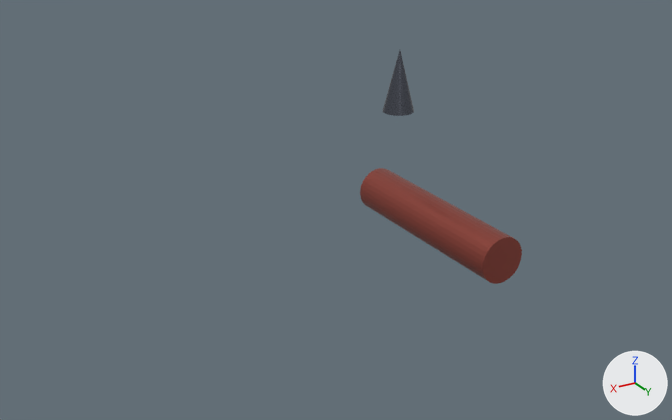
Two versions of the glTF model apps/web-client/dist/assets/models/units/SU_KrechetInterceptor_LOD0.glb, one commit apart.
The view is the same before and after, from a camera (50 mm lens) standing at (11.4, 14.83, 9.73) and looking at (1.93, -0.97, 1.84). The axes (+X, +Y, +Z) are drawn at lower right. The lights are the same throughout. The older version comes first. Objects named as collision shapes, trigger or cutter boxes, shadow casters or lower levels of detail are left out. Where no turn or scale is listed for an object, it has been applied to the vertices. Vertices at exactly the same position are counted once.
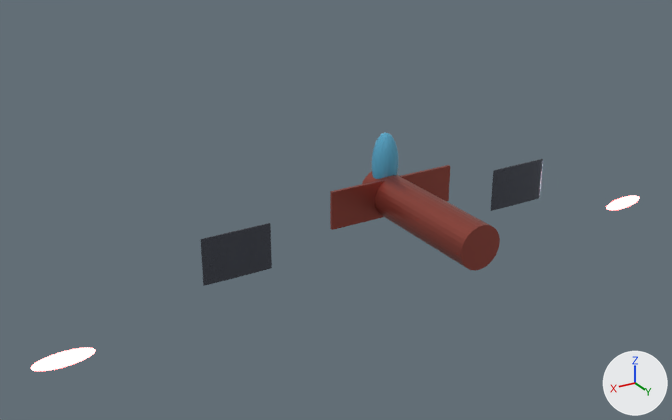
The newer file is also rescaled (x1.1), turned or shifted as a whole; pictures and numbers use the older file's frame.

Scene script edits in JSON lines:
```json
{"op": "add", "block": "mat_mat_glass", "code": ["mat_mat_glass = principled_material('Mat_Glass')", "mat_mat_glass.base_color = (0.1, 0.4, 0.6)  # cyan #59aacb", "mat_mat_glass.metallic = 0.1", "mat_mat_glass.roughness = 0.1"]}
{"op": "add", "block": "mat_mat_sovietred", "code": ["mat_mat_sovietred = principled_material('Mat_SovietRed')", "mat_mat_sovietred.base_color = (1.0, 0.05, 0.05)  # red #ff3f3f", "mat_mat_sovietred.metallic = 0.3", "mat_mat_sovietred.roughness = 0.2", "mat_mat_sovietred.emission_color = (1.0, 0.1, 0.1)  # red #ff5959", "mat_mat_sovietred.emission_strength = 10.0"]}
{"block": "me_cylinder", "where": "# used by ob_cylinder; location = (0.0, 0.0, 1.5)"}
{"op": "remove", "block": "me_cylinder", "code": "me_cylinder.from_pydata(...)  # 64 vertices, 124 faces; spans x -0.5..0.5, y -2.25..2.25, z -0.5..0.5"}
{"op": "add", "block": "me_cylinder", "code": "me_cylinder.from_pydata(...)  # 64 vertices, 124 faces; spans x -0.5..0.5, y -2.25..1.57, z -0.5..0.5"}
{"block": "me_cylinder", "change": "me_cylinder part 1: the whole mesh is scaled about its middle by (1, 0.848, 1), then moved by (0.0, -0.34, 0.0)"}
{"op": "add", "block": "me_sphere", "code": ["me_sphere = bpy.data.meshes.new('Sphere')", "me_sphere.from_pydata(...)  # a UV sphere (32 segments, 16 rings, poles along y) spanning x -0.327..0.327, y -0.286..0.286, z -0.736..0.736", "me_sphere.materials.append(mat_mat_glass)  # cyan #59aacb"]}
{"op": "add", "block": "me_cylinder_004", "code": ["me_cylinder_004 = bpy.data.meshes.new('Cylinder.004')", "me_cylinder_004.from_pydata(...)  # a 32-sided cylinder along y spanning x -0.655..0.655, y -0.004..0.004, z -0.182..0.182", "me_cylinder_004.materials.append(mat_mat_sovietred)  # red #ff3f3f, glowing red #ff5959"]}
{"op": "add", "block": "me_cylinder_003", "code": ["me_cylinder_003 = bpy.data.meshes.new('Cylinder.003')", "me_cylinder_003.from_pydata(...)  # 64 vertices, 124 faces; spans x -0.82..0.82, y -0.02..0.02, z -0.55..0.55", "me_cylinder_003.materials.append(mat_mat_darksteel)  # grey #61656f"]}
{"op": "add", "block": "me_cube_001", "code": ["me_cube_001 = bpy.data.meshes.new('Cube.001')", "me_cube_001.from_pydata(...)  # a box spanning x -1.64..1.64, y -0.04..0.04, z -0.45..0.45", "me_cube_001.materials.append(mat_mat_sovietarmor)  # red #a05045"]}
{"op": "remove", "block": "ob_cone", "code": ["ob_cone = bpy.data.objects.new('Cone', me_cone)", "ob_cone.location = (0.0, -1.5, 4.3)"]}
{"op": "add", "block": "ob_sphere", "code": ["ob_sphere = bpy.data.objects.new('Sphere', me_sphere)", "ob_sphere.location = (0.0, -1.98, 2.23)"]}
{"op": "add", "block": "ob_cylinder_004", "code": ["ob_cylinder_004 = bpy.data.objects.new('Cylinder.004', me_cylinder_004)", "ob_cylinder_004.location = (7.85, -1.68, -0.36)"]}
{"op": "add", "block": "ob_cylinder_003", "code": ["ob_cylinder_003 = bpy.data.objects.new('Cylinder.003', me_cylinder_003)", "ob_cylinder_003.location = (3.93, -1.76, 0.95)"]}
{"op": "add", "block": "ob_cylinder_002", "code": ["ob_cylinder_002 = bpy.data.objects.new('Cylinder.002', me_cylinder_004.copy())", "ob_cylinder_002.location = (-7.85, -1.68, -0.36)"]}
{"op": "add", "block": "ob_cylinder_001", "code": ["ob_cylinder_001 = bpy.data.objects.new('Cylinder.001', me_cylinder_003.copy())", "ob_cylinder_001.location = (-3.93, -1.76, 0.95)"]}
{"op": "add", "block": "ob_cube", "code": ["ob_cube = bpy.data.objects.new('Cube', me_cube_001)", "ob_cube.location = (0.0, -1.66, 1.5)"]}
```

Pixel boxes (x1, y1, x2, y2) of what changed, in the pictures (672 x 420 px):
```json
{"object": "Cylinder", "change": "moved, rescaled", "before": [360, 168, 522, 284], "after": [362, 172, 500, 271], "on screen": "15% narrower, 15% shorter"}
{"object": "Cylinder.003", "change": "added", "after": [201, 223, 272, 286]}
{"object": "Cube", "change": "added", "after": [330, 165, 450, 230], "on screen": "red"}
{"object": "Cylinder.001", "change": "added", "after": [491, 159, 543, 211]}
{"object": "Cone", "change": "deleted", "before": [383, 50, 414, 116]}
{"object": "Sphere", "change": "added", "after": [371, 133, 399, 179], "on screen": "cyan"}
{"object": "Cylinder.004", "change": "added", "after": [30, 347, 96, 371]}
{"object": "Cylinder.002", "change": "added", "after": [606, 195, 640, 211]}
```
